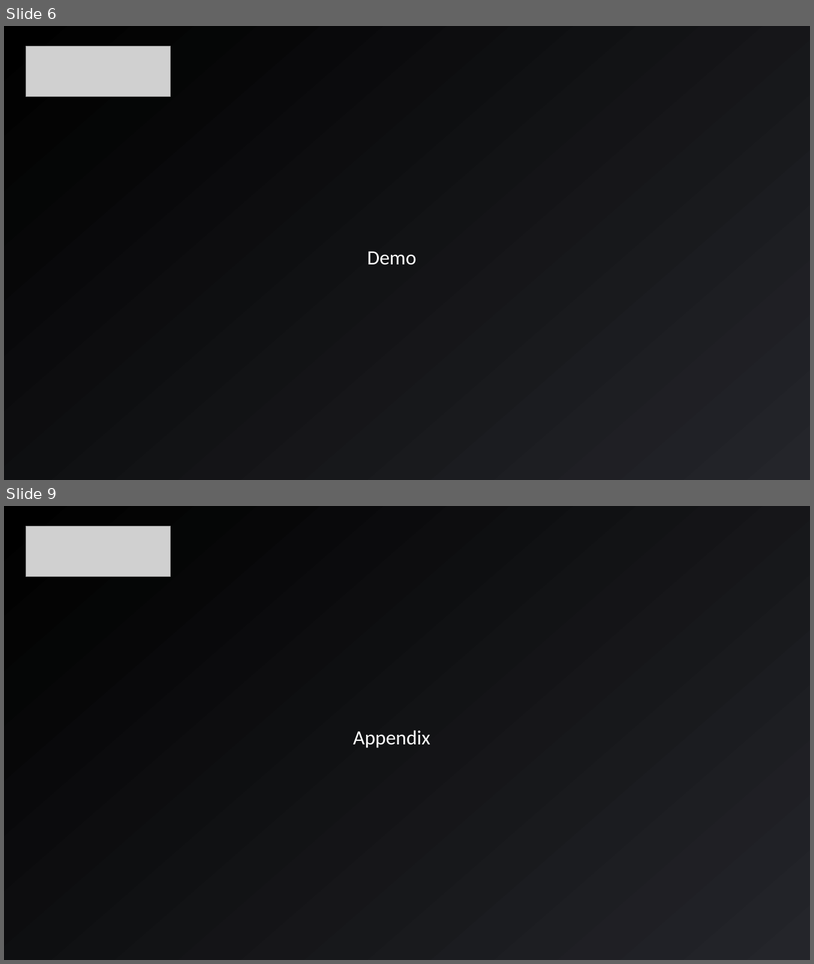
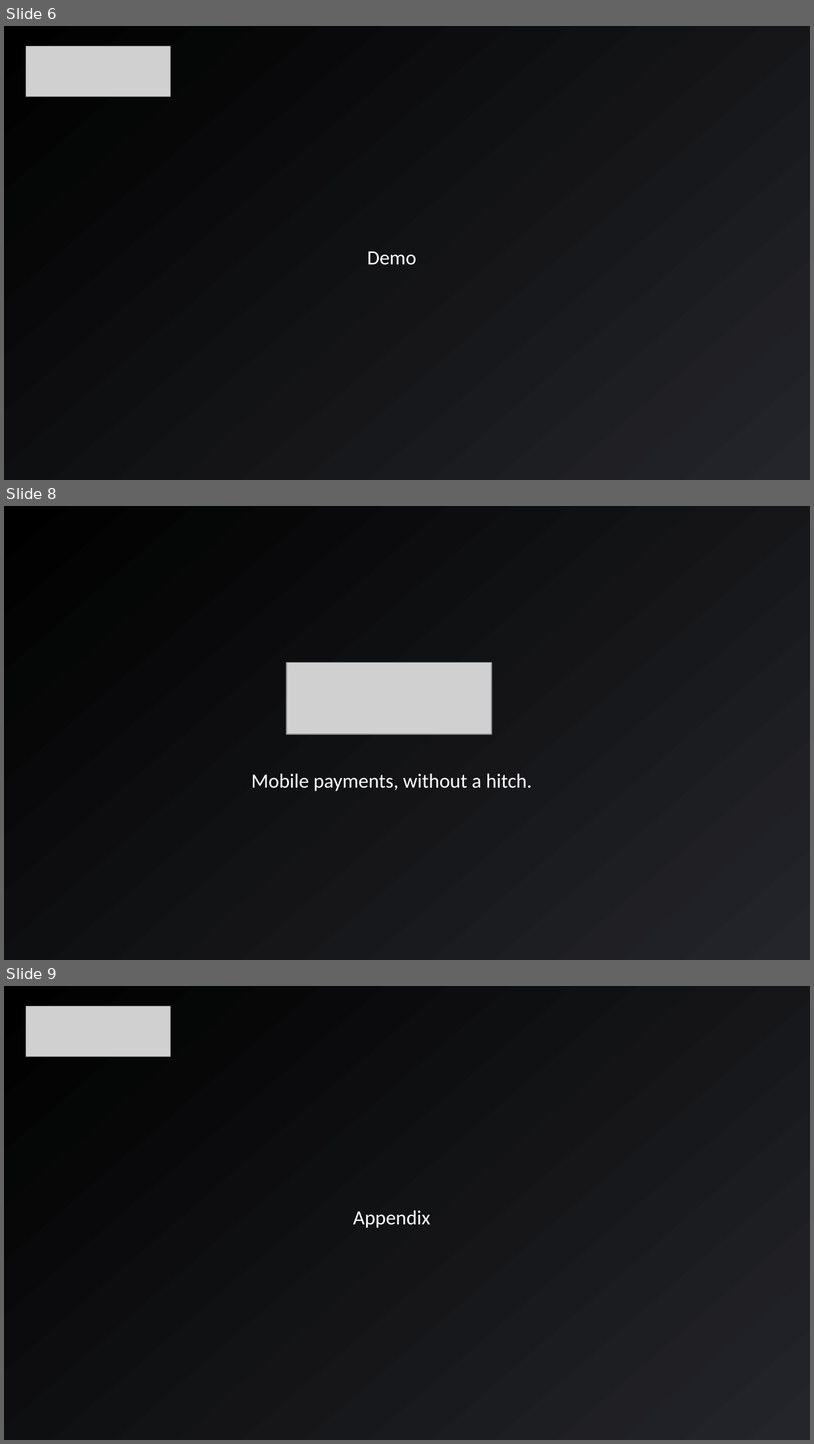
Before and after one commit to gtg489w/GlobalPaymentsHackathon, a slide deck: presentation/GP Hackathon - Hitch - Presentation.pptx. Shown one above the other, each under a label of ours: slides 6 and 9 before the commit, slides 6, 8 and 9 after it; the slides between them are not shown. The pictures are 814x964 and 814x1444 pixels, drawn with LibreOffice and Linux fonts; fonts in the diff are those of the drawing; grey boxes stand for pictures. Boxes give left, top, right and bottom in pixels: in the first picture for what was removed or moved away, otherwise in the second. Text is boxed around its words. In the diff, an @@ line names an element or a change of style, - is before the commit and + after.

Commit message:
Updated presentation

```diff
--- a/presentation/GP Hackathon - Hitch - Presentation.pptx
+++ b/presentation/GP Hackathon - Hitch - Presentation.pptx
@@ slide 8 added at [4,506,810,960], background gradient #000000 to #24252A @@
@@ picture added at [286,663,491,734] @@
@@ text added at [251,773,532,791], 18 pt, text #FFFFFF @@
+Mobile payments, without a hitch.
```
Also in this commit, not shown: 1 slide changed, 1 other slide added, 2 slides removed, 1 other file.
